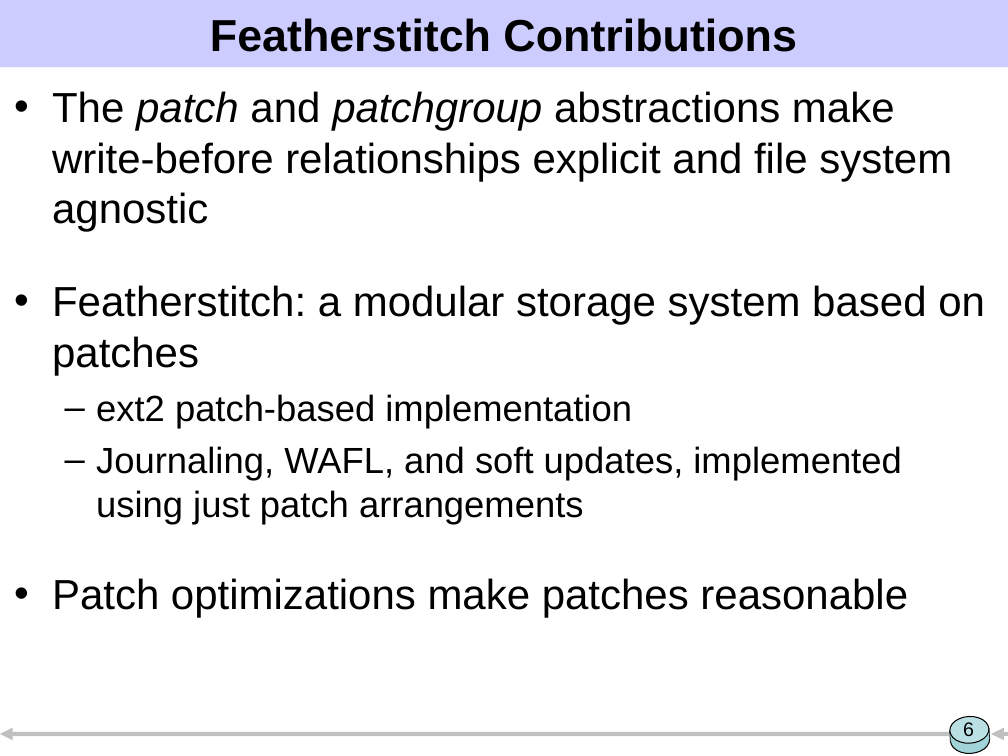
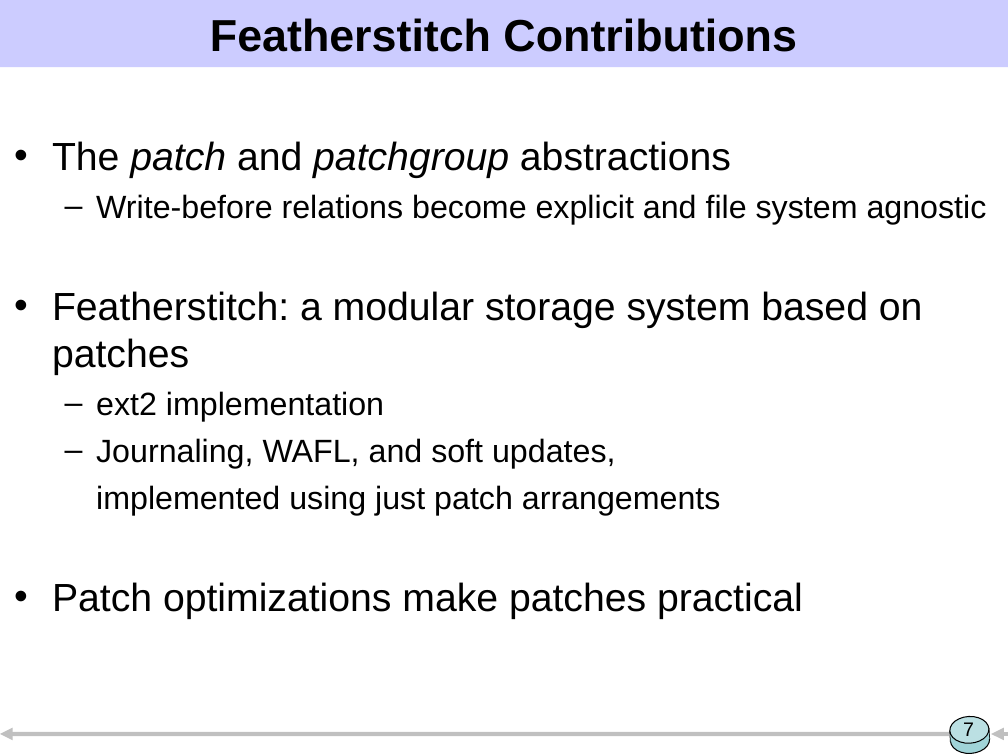
Before and after one commit to ucla-readable/fstitch-doc, a slide deck: slide 7 of sosp/pres.ppt (slide 6 before the commit). Drawn at 1008x756 pixels with LibreOffice and Linux fonts; fonts in the diff are those of the drawing. Boxes give left, top, right and bottom in pixels: in the first picture for what was removed or moved away, otherwise in the second. Text is boxed around its words. In the diff, an @@ line names an element or a change of style, - is before the commit and + after.

```diff
--- a/sosp/pres.ppt
+++ b/sosp/pres.ppt
@@ text "The patch and patchgroup abstractions": place and size @@
-text "The patch and patchgroup abstractions" at [52, 91, 985, 618]
+text "The patch and patchgroup abstractions" at [52, 141, 987, 619]
@@ text at [52, 141, 987, 224]: text changed; size 30 to 23 pt @@
-• The patch and patchgroup abstractions make write-before relationships explicit and file system agnostic
+• The patch and patchgroup abstractions
+  – Write-before relations become explicit and file system agnostic
@@ text at [52, 291, 923, 375]: size 30 to 28 pt in "Featherstitch: a modular storage system based on ..." @@
@@ text at [52, 391, 803, 619]: text changed; size 26 to 23 pt @@
-  – ext2 patch-based implementation
-  – Journaling, WAFL, and soft updates, implemented using just patch arrangements
-• Patch optimizations make patches reasonable
+  – ext2 implementation
+  – Journaling, WAFL, and soft updates,
+  implemented using just patch arrangements
+• Patch optimizations make patches practical
@@ page number at [963, 722, 974, 736]: text changed @@
-6
+7
```
Also in this commit, not shown: 18 other slides changed, 6 slides added, 4 slides removed.
